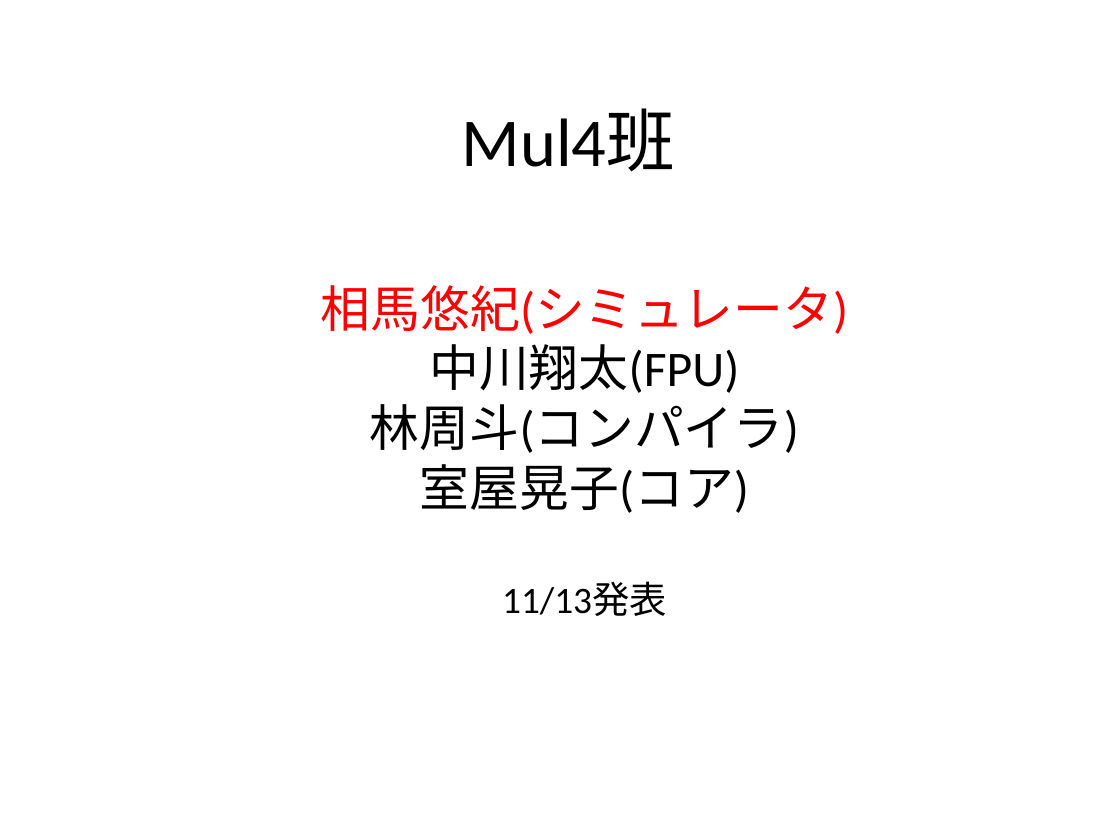
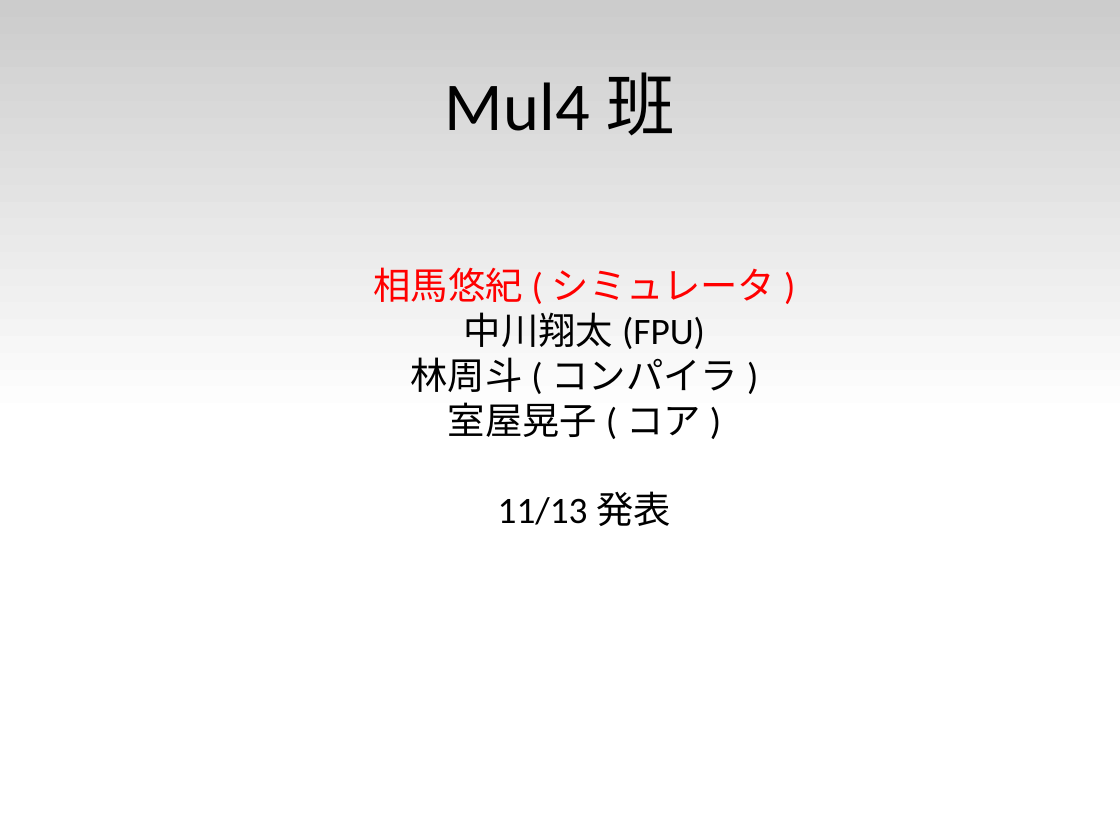
Before and after one commit to cpumul4/cpuex, a slide deck: slide 1 of prsn/1113/1113.odp. Drawn at 1120x840 pixels with LibreOffice and Linux fonts; fonts in the diff are those of the drawing. Boxes give left, top, right and bottom in pixels: in the first picture for what was removed or moved away, otherwise in the second. Text is boxed around its words. In the diff, an @@ line names an element or a change of style, - is before the commit and + after.

```diff
--- a/prsn/1113/1113.odp
+++ b/prsn/1113/1113.odp
@@ rectangle added at [0, 0, 1120, 420], fill gradient #CCCCCC to #FFFFFF @@
@@ title "Mul4班" rewrapped from [462, 110, 675, 172] to [56, 34, 1064, 174] @@
@@ subtitle "相馬悠紀(シミュレータ) 中川翔太(FPU) 林周斗(コンパイラ) 室屋晃子(コア) 11/13発表" at [373, 267, 775, 525]: size 32 to 24 pt in "相馬悠紀(シミュレータ) 中川翔太(FPU) 林周斗(コンパイラ) 室屋晃子(コア)" @@
```
Also in this commit, not shown: 3 other slides changed, 4 slides added.
